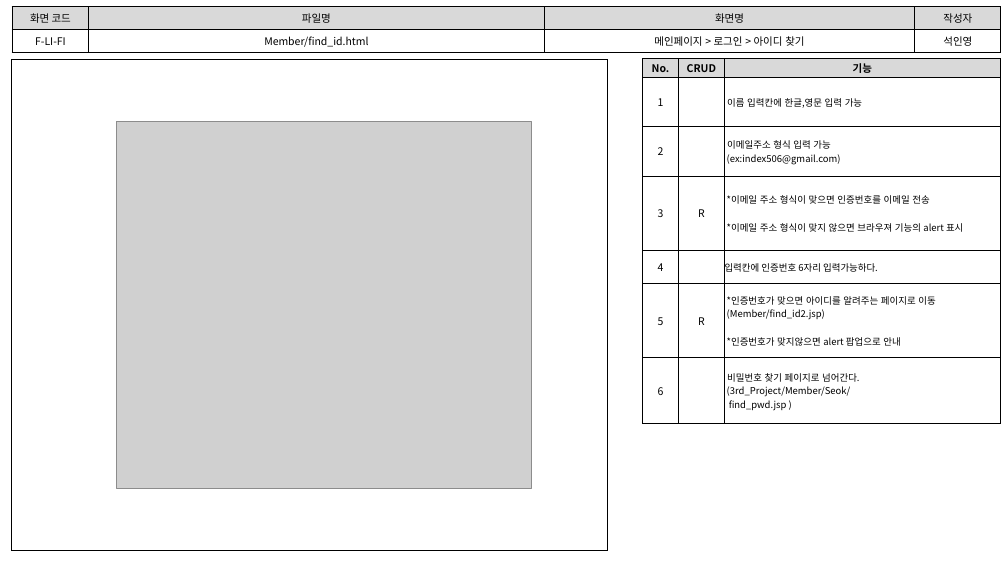
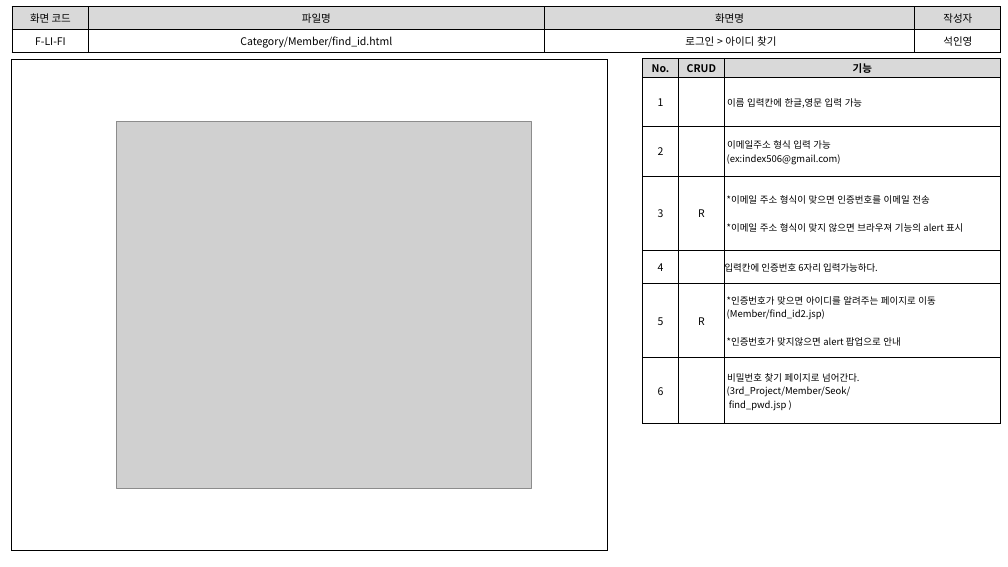
Before and after one commit to index506/cosmo6th_3thGroup, a slide deck: slide 2 of Text/02.화면설계도/3th_Project화면설계도(인영11.07).pptx. Drawn at 1008x567 pixels with LibreOffice and Linux fonts; fonts in the diff are those of the drawing; grey boxes stand for pictures. Boxes give left, top, right and bottom in pixels: in the first picture for what was removed or moved away, otherwise in the second. Text is boxed around its words. In the diff, an @@ line names an element or a change of style, - is before the commit and + after.

```diff
--- a/Text/02.화면설계도/3th_Project화면설계도(인영11.07).pptx
+++ b/Text/02.화면설계도/3th_Project화면설계도(인영11.07).pptx
@@ table at (12, 7, 1001, 52) @@
-row 2, column 2: Member/find_id.html
+row 2, column 2: Category/Member/find_id.html
-row 2, column 3: 메인페이지 > 로그인 > 아이디 찾기
+row 2, column 3: 로그인 > 아이디 찾기
```
Also in this commit, not shown: 7 other slides changed, 1 other file.
